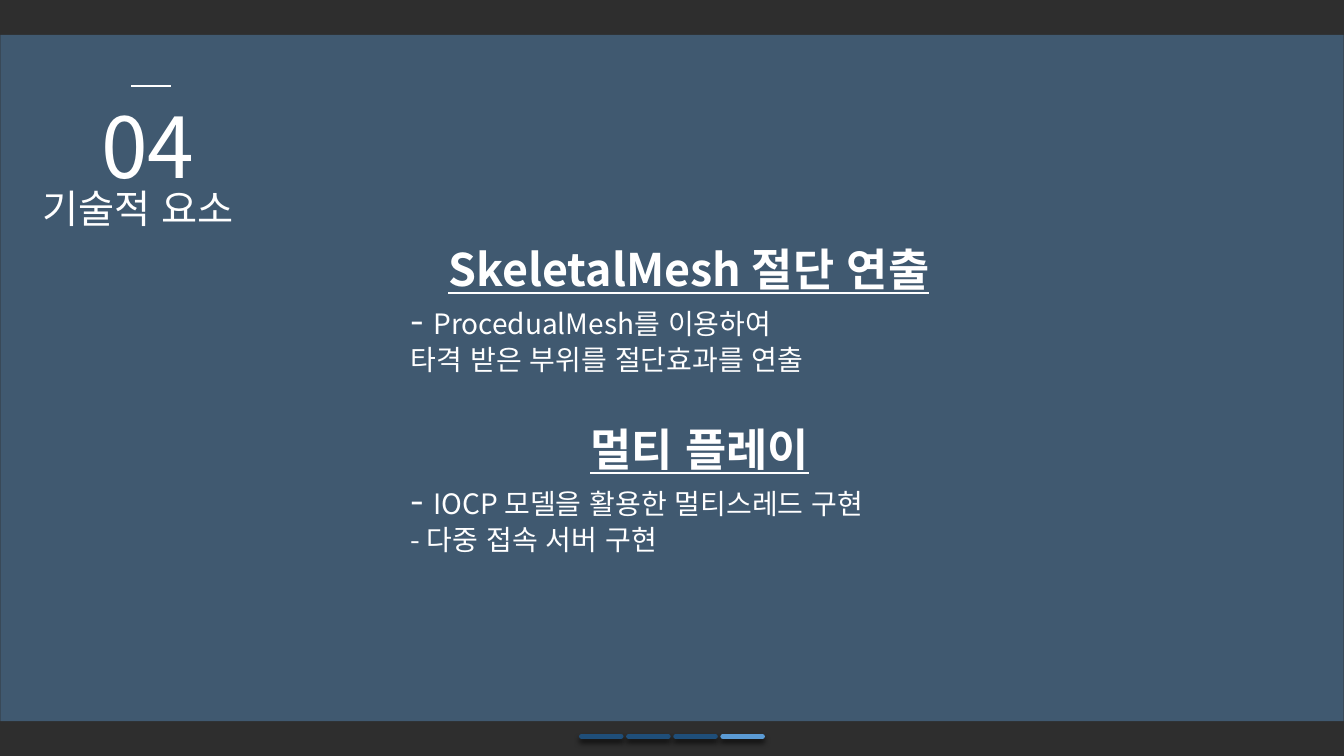
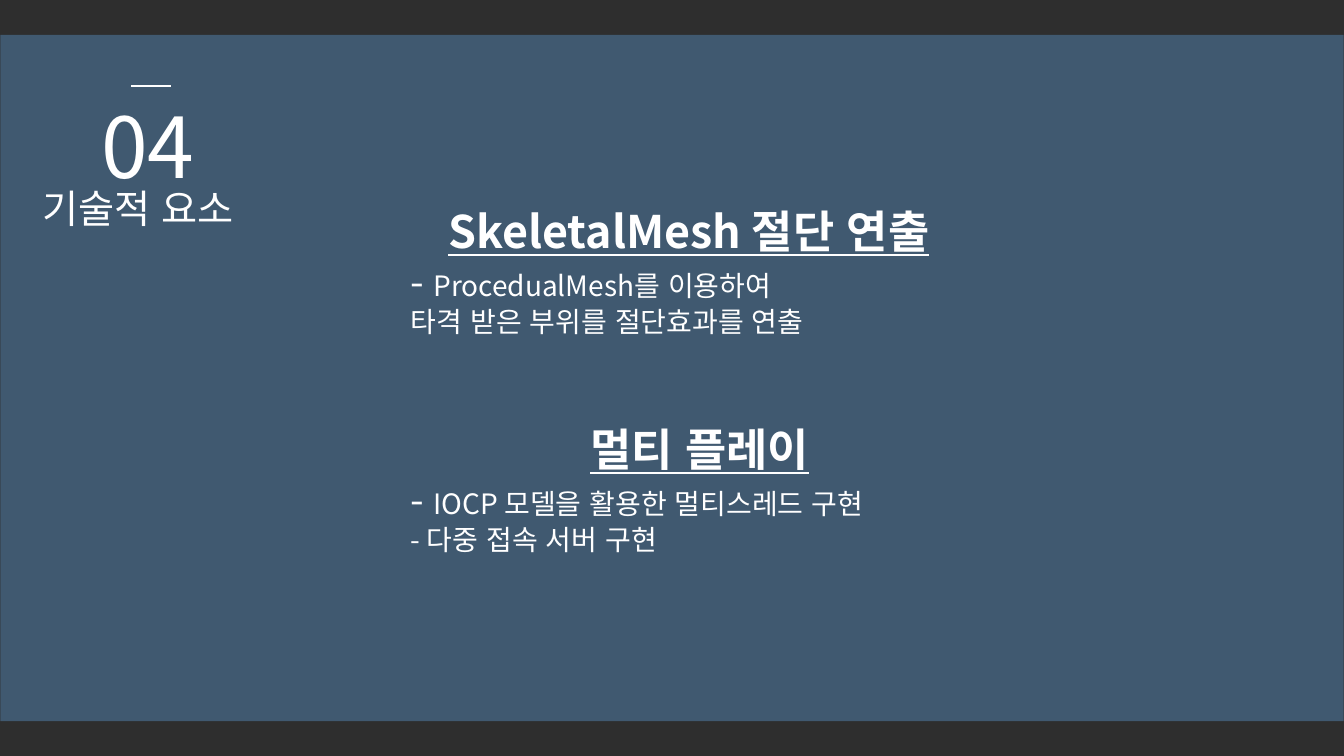
Before and after one commit to SuperTaeJun/GraduationWork, a slide deck: slide 13 of 졸업작품 제안서/졸업작품 제안서ver3.pptx. Drawn at 1344x756 pixels with LibreOffice and Linux fonts; fonts in the diff are those of the drawing; background and template pictures are left out; a plain dark background stands for a picture behind light text. Boxes give left, top, right and bottom in pixels: in the first picture for what was removed or moved away, otherwise in the second. Text is boxed around its words. In the diff, an @@ line names an element or a change of style, - is before the commit and + after.

```diff
--- a/졸업작품 제안서/졸업작품 제안서ver3.pptx
+++ b/졸업작품 제안서/졸업작품 제안서ver3.pptx
@@ text "SkeletalMesh 절단 연출": place and size @@
-text "SkeletalMesh 절단 연출" at (411,248,929,372)
+text "SkeletalMesh 절단 연출" at (411,210,929,334)
@@ line removed from (582, 737) to (621, 737) @@
@@ line removed from (629, 737) to (668, 737) @@
@@ line removed from (676, 737) to (716, 737) @@
@@ line removed from (723, 737) to (762, 737) @@
```
Also in this commit, not shown: 14 other slides changed.
